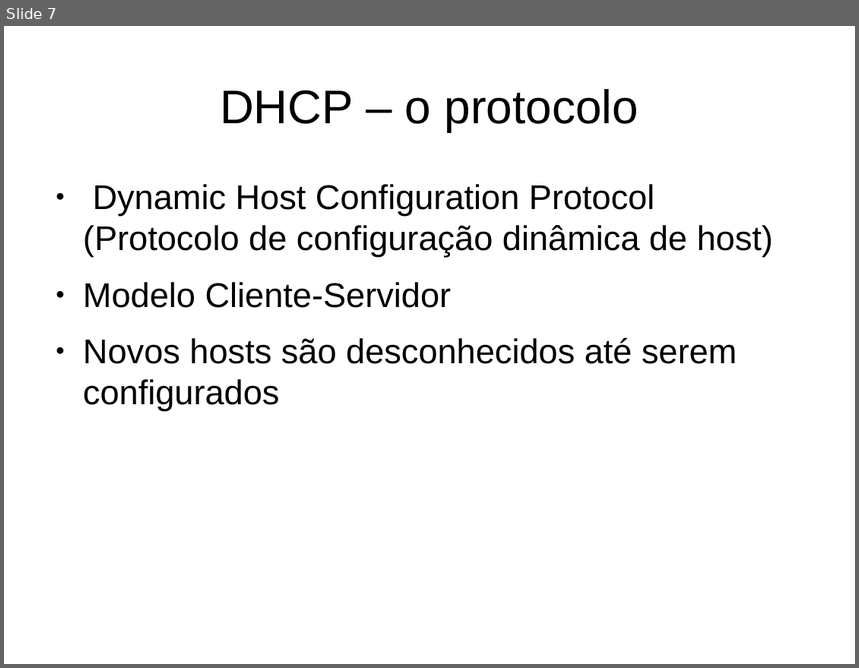
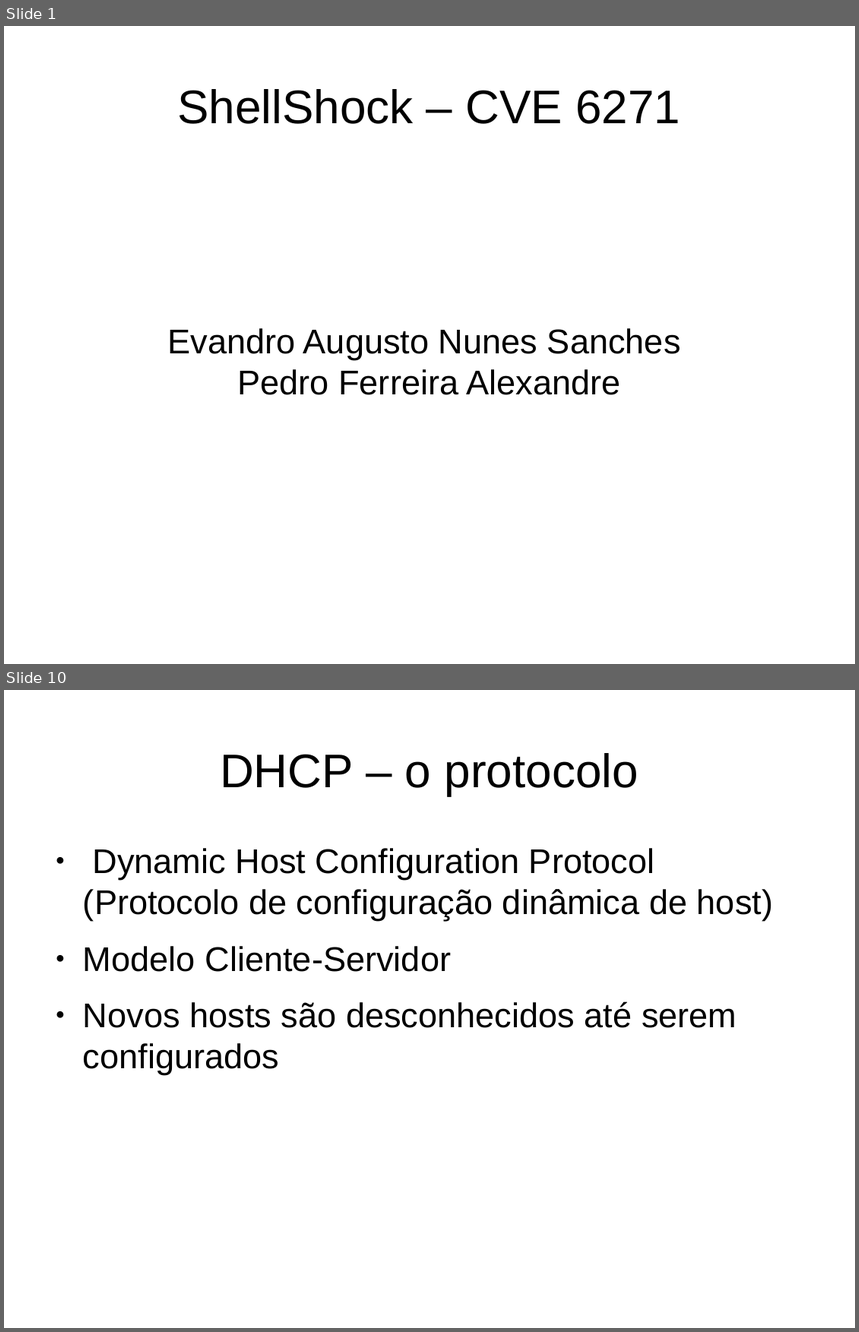
Before and after one commit to Evnsan/MAC0448, a slide deck: ep4/apresentacao.odp. Shown one above the other, each under a label of ours: slide 7 before the commit, slides 1 and 10 after it; the slides between them are not shown. The pictures are 859x668 and 859x1332 pixels, drawn with LibreOffice and Linux fonts; fonts in the diff are those of the drawing. Boxes give left, top, right and bottom in pixels: in the first picture for what was removed or moved away, otherwise in the second. Text is boxed around its words. In the diff, an @@ line names an element or a change of style, - is before the commit and + after.

```diff
--- a/ep4/apresentacao.odp
+++ b/ep4/apresentacao.odp
@@ slide 1 added at (4,26,855,664), background #FFFFFF @@
@@ title added at (177,89,680,124), 44 pt, text #000000 @@
+ShellShock – CVE 6271
@@ subtitle added at (168,328,681,395), 32 pt, text #000000 @@
+Evandro Augusto Nunes Sanches
+Pedro Ferreira Alexandre
@@ what was slide 7 is now slide 10 @@
```
Also in this commit, not shown: 1 slide changed, 7 other slides added, 5 slides removed.
